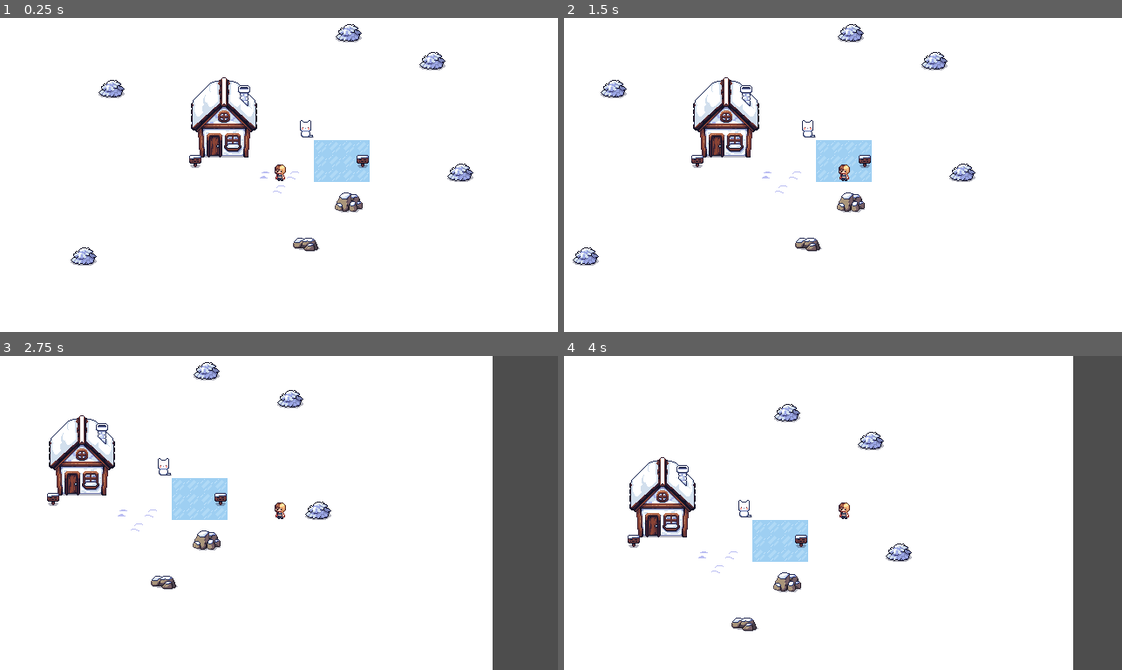
Above: before the commit, frames 1-4 (two rows, left to right).
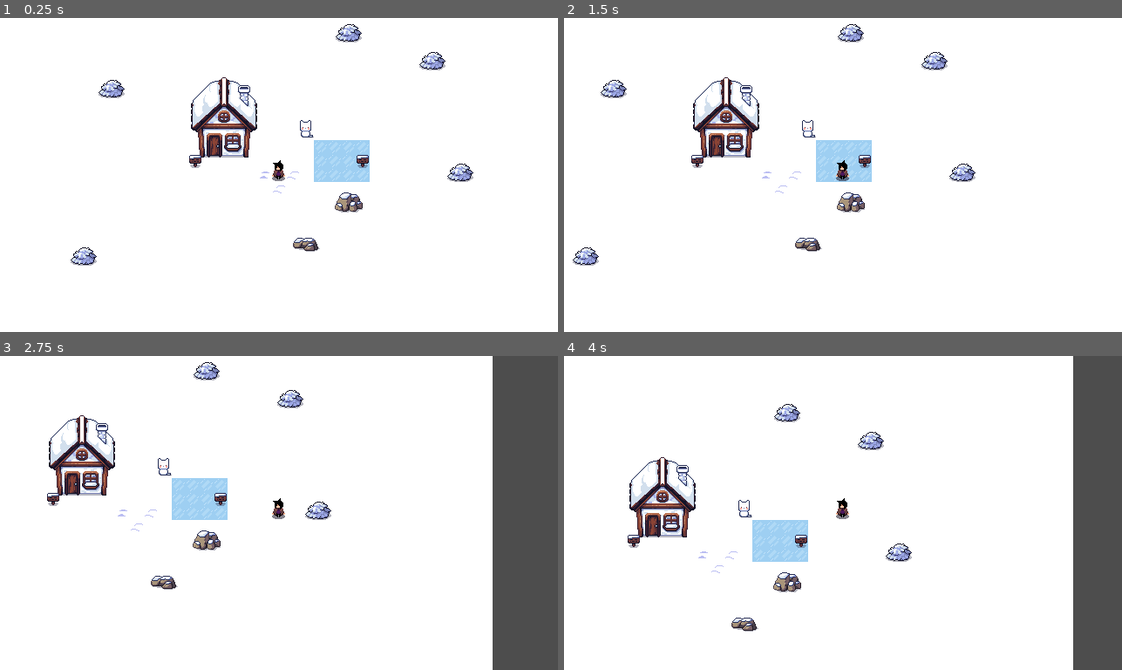
Above: after the commit, the same moments.

Repository: waleedlugod/moonmist-mountain
Game: Godot game, scene res://Scenes/main_level.tscn
Same seed, same stepped clock (60 frames per second), same inputs: the game is played once before the commit and once after it.
Inputs:
- Up to frame 1 (0.25 s): no input
- Up to frame 2 (1.5 s): tap Enter at 0.5 s; hold D (right) 0.53-1.28 s; hold S (down) from 1.28 s (still down)
- Up to frame 3 (2.75 s): release S (down) at 2.03 s; hold D (right) from 2.03 s (still down)
- Up to frame 4 (4 s): release D (right) at 2.78 s; hold W (up) 2.78-3.53 s; hold A (left) from 3.53 s (still down)

The runs differ from the first frame. In frame 1, 0.1% of the frame differs, in the area x 48-52%, y 45-52%; in frame 2, 0.1%; in frame 3, 0.1%; in frame 4, 0.1%.

Commit message:
Change player sprite

Diff:
--- a/Characters/player.gd
+++ b/Characters/player.gd
@@ -19,12 +19,14 @@
 		# Face target direction
 		facing = direction
 
-		# Query the target position if it is walkable
+		# Get the interactable objects at the target position
 		var space_state = get_world_2d().direct_space_state
 		var query_target = PhysicsPointQueryParameters2D.new()
 		query_target.position = global_position + direction * TILE_SIZE
 		var collisions = space_state.intersect_point(query_target)
 
+		# Determine if player will slide, be blocked by wall, or can freely
+		# move
 		var is_can_move = true
 		is_sliding = false
 		for collision in collisions:
--- a/Characters/player.tscn
+++ b/Characters/player.tscn
@@ -1,13 +1,18 @@
 [gd_scene load_steps=3 format=3 uid="uid://y5h4sdtd2f04"]
 
-[ext_resource type="Texture2D" uid="uid://j3rcku5p8pq4" path="res://Assets/characters/main character/walk and idle.png" id="1_kktqm"]
 [ext_resource type="Script" path="res://Characters/player.gd" id="1_v3ki5"]
+[ext_resource type="Texture2D" uid="uid://cr1hipfg4wi5q" path="res://Assets/character/Front animations/spr_player_front_idle.png" id="2_37pmm"]
 
 [node name="Player" type="CharacterBody2D"]
 script = ExtResource("1_v3ki5")
 
 [node name="Sprite2D" type="Sprite2D" parent="."]
 position = Vector2(0, -4)
-texture = ExtResource("1_kktqm")
+texture = ExtResource("2_37pmm")
 hframes = 8
 vframes = 3
+
+[node name="SprPlayerFrontIdle" type="Sprite2D" parent="."]
+position = Vector2(0, -7)
+texture = ExtResource("2_37pmm")
+hframes = 12
Binary file added: Assets/character/Back animations/spr_player_back_idle.png
Not shown, changed: Assets/character/Back animations/spr_player_back_idle.png.import
Binary file added: Assets/character/Back animations/spr_player_back_walk.png
Not shown, changed: Assets/character/Back animations/spr_player_back_walk.png.import
Binary file added: Assets/character/Front animations/spr_player_front_idle.png
Not shown, changed: Assets/character/Front animations/spr_player_front_idle.png.import
Binary file added: Assets/character/Front animations/spr_player_front_walk.png
Not shown, changed: Assets/character/Front animations/spr_player_front_walk.png.import
Binary file added: Assets/character/Side animations/spr_player_left_idle.png
Not shown, changed: Assets/character/Side animations/spr_player_left_idle.png.import
Binary file added: Assets/character/Side animations/spr_player_left_walk.png
Not shown, changed: Assets/character/Side animations/spr_player_left_walk.png.import
(and 37 more such lines)
